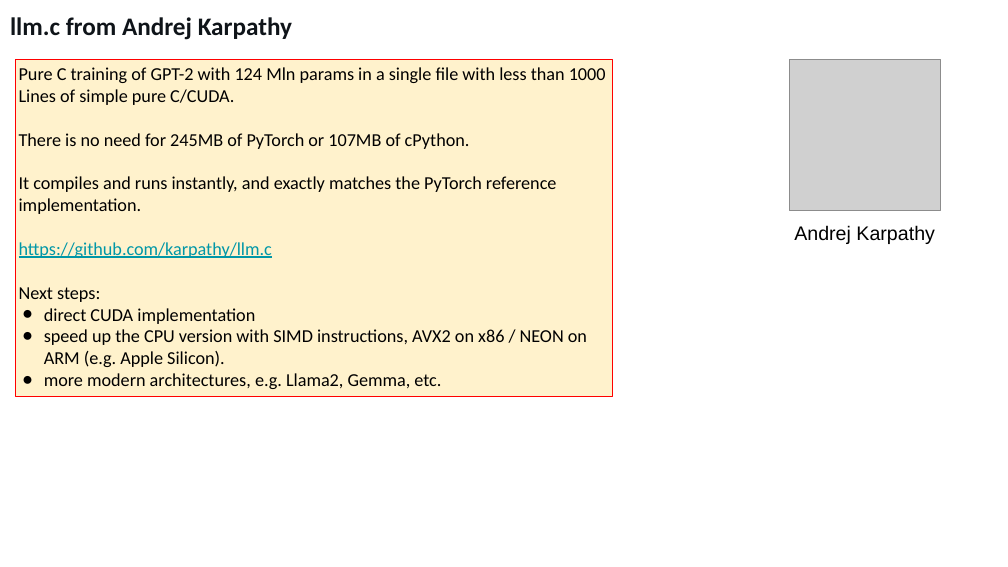
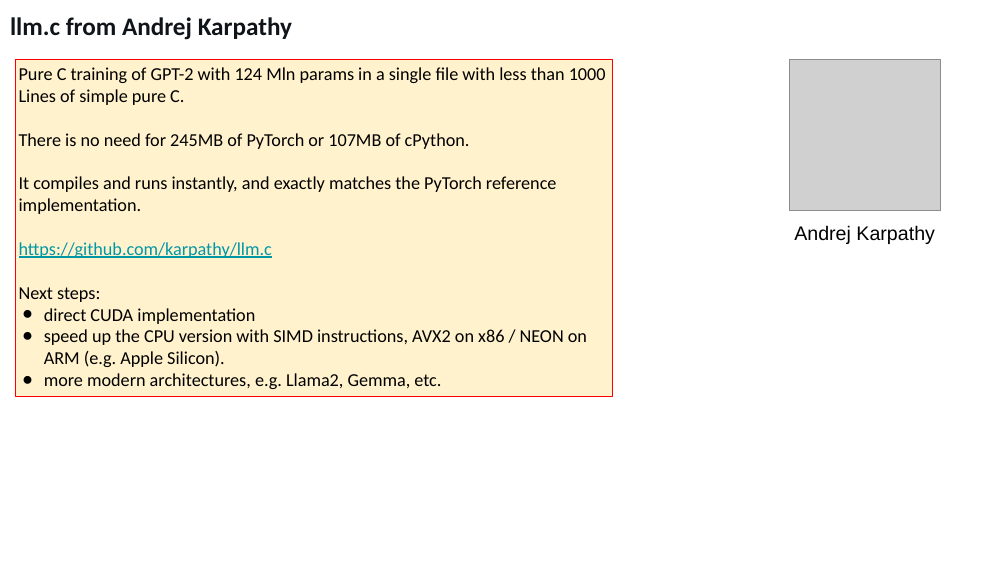
Before and after one commit to lselector/seminar, a slide deck: slide 13 of 2024/2024-04-12-AI-Updates.pptx. Drawn at 1008x567 pixels with LibreOffice and Linux fonts; fonts in the diff are those of the drawing; grey boxes stand for pictures. Boxes give left, top, right and bottom in pixels: in the first picture for what was removed or moved away, otherwise in the second. Text is boxed around its words. In the diff, an @@ line names an element or a change of style, - is before the commit and + after.

Commit message:
update

```diff
--- a/2024/2024-04-12-AI-Updates.pptx
+++ b/2024/2024-04-12-AI-Updates.pptx
@@ text in rectangle at [19,67,606,105]: text changed @@
-Pure C training of GPT-2 with 124 Mln params in a single file with less than 1000 Lines of simple pure C/CUDA.
+Pure C training of GPT-2 with 124 Mln params in a single file with less than 1000 Lines of simple pure C.
```
Also in this commit, not shown: 4 other slides changed, 1 slide added.
